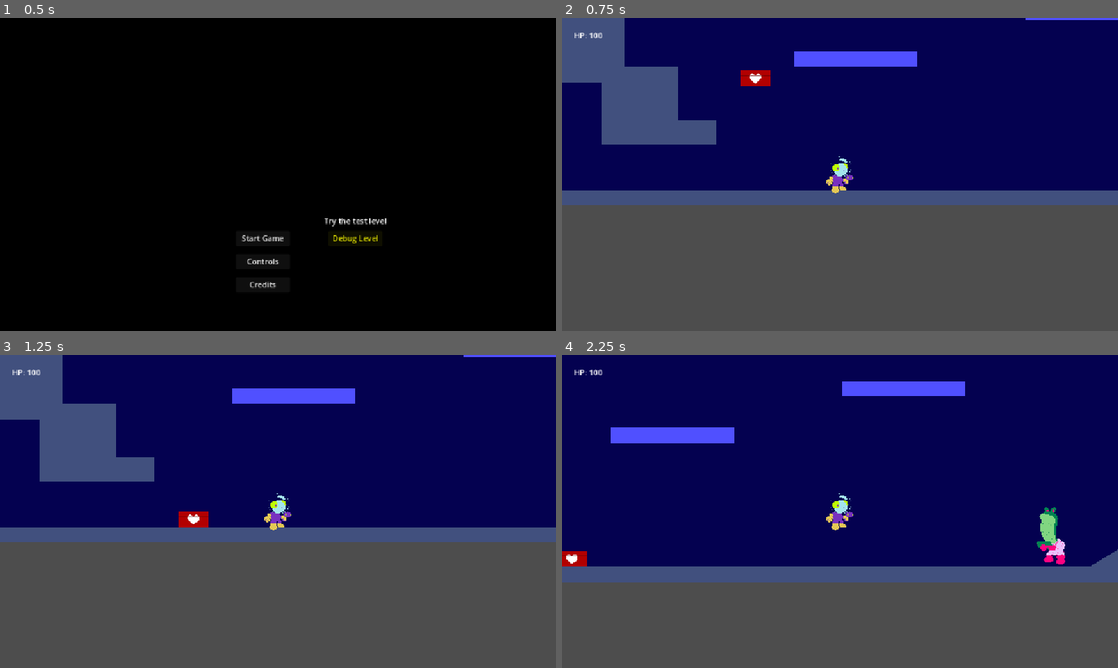
Above: before the commit, frames 1-4 (two rows, left to right).
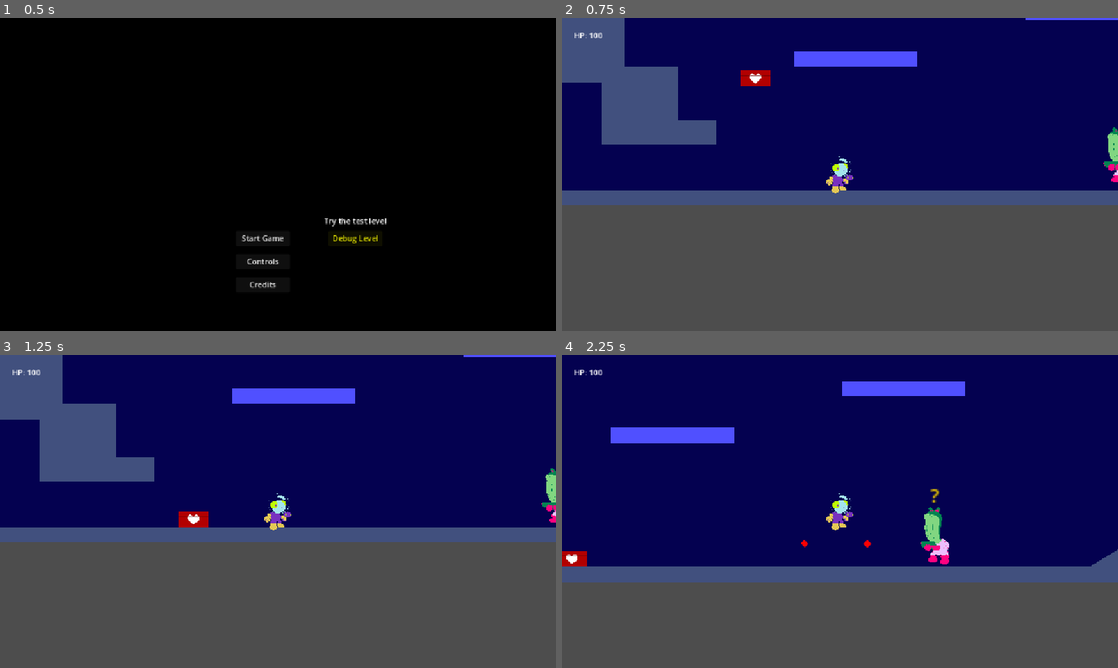
Above: after the commit, the same moments.

Repository: kv-mod3/FightClub-SpacePirates
Game: Godot game, scene res://levels/title_menu.tscn
Same seed, same stepped clock (60 frames per second), same inputs: the game is played once before the commit and once after it.
Inputs:
- Up to frame 1 (0.5 s): no input
- Up to frame 2 (0.75 s): click "Debug Level" at 0.5 s
- Up to frame 3 (1.25 s): no input
- Up to frame 4 (2.25 s): tap Enter (shoot) at 1.25, 1.35 s; hold D (right) from 1.28 s (still down); tap Space (jump) at 1.52, 1.55, 1.82, 2.1 s

Frame 1 is identical in both runs. In frame 2, 0.3% of the frame differs, in the area x 97-100%, y 34-53%; in frame 3, 0.2%; in frame 4, 1.2%, in the area x 43-91%, y 42-67%.

Commit message:
more refactoring
* A lot of refactoring.
* Enemy now keeps in mind there's a Player nearby.
* Enemy can now change direction (there is a cooldown after it fires).
* Deleted test code & objects
* Known Issue: currently the enemy does not forget the player (yet).

Diff:
--- a/project-space-pirates/levels/level_debug.tscn
+++ b/project-space-pirates/levels/level_debug.tscn
@@ -39,7 +39,7 @@
 [node name="Enemies" type="Node" parent="."]
 
 [node name="PirateEnemy" parent="Enemies" instance=ExtResource("2_03qpd")]
-position = Vector2(248, 0)
+position = Vector2(128, 0)
 
 [node name="PirateEnemy2" parent="Enemies" instance=ExtResource("2_03qpd")]
 position = Vector2(752, -128)
--- a/project-space-pirates/objects/enemies/PirateEnemy/pirate_enemy.gd
+++ b/project-space-pirates/objects/enemies/PirateEnemy/pirate_enemy.gd
@@ -19,7 +19,6 @@
 var move_speed: float = 30
 var acceleration: float = 5 # How quickly the node accelerates to target velocity.
 var jump_velocity: float = -400
-
 var bullet: PackedScene = preload("res://objects/enemies/PirateEnemy/pirate_bullet.tscn")
 
 var current_state := State.MOVE
@@ -60,9 +59,15 @@
 func state_controller() -> void:
 	match current_state:
 		State.IDLE:
-			pass
-			# if target and not is_shooting:
-				# current_state = State.SHOOT
+			if target and not is_shooting:
+				# TODO: Fix the overlapping method to only include the Player.
+				# Currently it detects if ANY body is overlapping the enemy's detection radius.
+				if $DetectionArea2D.has_overlapping_bodies():
+					shoot()
+					print("Enemy sees you and shoots.")
+				else:
+					direction = (target.global_position - global_position).normalized()
+					face_direction()
 		State.MOVE:
 			move()
 			if instinct_to_jump == false:
@@ -72,20 +77,22 @@
 			jump()
 			current_state = State.MOVE
 		State.SHOOT:
-			is_shooting = true
-			shoot()
-			current_state = State.IDLE
-
-
+			if not is_shooting:
+				print("Enemy is firing!")
+				await shoot()
+				print("Finished shooting and moving to IDLE state.")
+				current_state = State.IDLE
+
+# Faces enemy depending on which direction it is looking at.
 func face_direction() -> void:
-	if direction == Vector2.RIGHT:
+	if direction.x > 0:
 		$TestSprite2D.flip_h = true
-		$DetectionArea2D/DetectCollisionShape.position = Vector2(108, -12) # Moves detection collision shape to the right.
+		$DetectionArea2D/DetectCollisionShape.position = Vector2(108, 0) # Moves detection collision shape to the right.
 		$MuzzleMarker.position = Vector2(20, 8) # Face enemy muzzle to the right.
 		$MuzzleMarker.rotation_degrees = 180 # Sets the enemy muzzle to a rotation of 180 degrees.
-	else:
+	if direction.x < 0:
 		$TestSprite2D.flip_h = false
-		$DetectionArea2D/DetectCollisionShape.position = Vector2(-108, -12) # Moves detection collision shape to the left.
+		$DetectionArea2D/DetectCollisionShape.position = Vector2(-108, 0) # Moves detection collision shape to the left.
 		$MuzzleMarker.position = Vector2(-20, 8) # Face enemy muzzle to the left.
 		$MuzzleMarker.rotation_degrees = 0 # Sets the enemy muzzle to a rotation of 180 degrees.
 
@@ -116,14 +123,19 @@
 	if current_state == State.MOVE: # Enemy only jumps if not moving.
 		current_state = State.JUMP
 
+
 func shoot() -> void:
-	await bullet_create(3)
-	print("Burst fire ended.")
-
-
-func bullet_create(amount: int) -> void:
+	is_shooting = true
+	await create_bullet(3)
+	print("Enemy's gun is on cooldown.")
+	await get_tree().create_timer(3).timeout # Cooldown after firing. Affects how long until enemy does next action.
+	is_shooting = false
+	print("Enemy is ready to fire again.")
+
+
+func create_bullet(amount: int) -> void:
 	for index in range(amount):
-		await get_tree().create_timer(0.2).timeout
+		await get_tree().create_timer(0.2).timeout # Cooldown before the next bullet fired.
 		var b = bullet.instantiate()
 		get_owner().call_deferred("add_child", b)
 		b.transform = $MuzzleMarker.global_transform
@@ -132,6 +144,9 @@
 
 func take_damage(damage: float) -> void:
 	# TODO: Have enemy move forward if shot.
+	if not target:
+		# target =
+		print("Your bullet hit the enemy before he could see you.")
 	if taking_damage == false: # Prevents the enemy from taking too many instances of damage while the code runs.
 		taking_damage = true
 		health -= damage
@@ -157,31 +172,30 @@
 
 
 func _on_detection_area_2d_body_entered(body: Node2D) -> void:
+	# TODO: Check the following "if" statement to see if it even makes sense.
 	if body is Player and not target: # If Player detected, and the enemy had no target:
+		print("Enemy detected Player.")
 		target = body # Sets Player as the target.
-		$AttentionLabel.text = "!"
-		$AttentionLabel.label_settings.font_color = Color(1, 0, 0)
-		$AttentionLabel.visible = true
+		if mode == EnemyMode.ROAMING: # If enemy is roamer, stop movement immediately. BUG: Enemy falls down slower if caught in middle of jump.
+			velocity = Vector2(0, 0)
+		await status_indicator("!", Color(1, 0, 0))
 		current_state = State.IDLE
-		velocity = Vector2(0, 0) # Stops enemy movement. BUG: Enemy falls down slower if caught in middle of jump.
-		print("Enemy detected Player.")
-		await get_tree().create_timer(1).timeout
-		$AttentionLabel.visible = false
-		current_state = State.SHOOT
-
-
-# BUG: If player exits detection during shoot(), then enemy never returns to MOVE state.
-# May need to use a loop for checking for body overlapping.
+
+
 func _on_detection_area_2d_body_exited(body: Node2D) -> void:
+# TODO: Check if there's anything that could be done for stationary enemies.
 	if body is Player:
-		target = null
-		print("Enemy lost sight of Player.")
-		# TODO: Check if there's anything that could be done for stationary enemies.
-		$AttentionLabel.text = "?"
-		$AttentionLabel.label_settings.font_color = Color(0.95, 0.8, 0)
-		$AttentionLabel.visible = true
-		await get_tree().create_timer(1).timeout
-		$AttentionLabel.visible = false
-		if mode == EnemyMode.ROAMING:
+		print("Player has left the detection range, but the enemy still knows they are there.")
+		await status_indicator("?", Color(0.95, 0.8, 0))
+		# BUG: Currently broken, needs to be after the enemy loses sight of player.
+		if mode == EnemyMode.ROAMING: # NOTE: Bug may be related to targeting note clearing instead, actually.
 			$DirectionTimer.wait_time = 5
 			current_state = State.MOVE
+
+
+func status_indicator(text: String, color: Color) -> void:
+	$StatusLabel.text = text
+	$StatusLabel.label_settings.font_color = color
+	$StatusLabel.visible = true
+	await get_tree().create_timer(1).timeout
+	$StatusLabel.visible = false
--- a/project-space-pirates/objects/enemies/PirateEnemy/pirate_enemy.tscn
+++ b/project-space-pirates/objects/enemies/PirateEnemy/pirate_enemy.tscn
@@ -47,7 +47,7 @@
 [node name="MuzzleMarker" type="Marker2D" parent="."]
 position = Vector2(-20, 8)
 
-[node name="AttentionLabel" type="Label" parent="."]
+[node name="StatusLabel" type="Label" parent="."]
 visible = false
 offset_left = -8.0
 offset_top = -56.0
--- a/project-space-pirates/objects/pickup_items/test_item.gd
+++ /dev/null
@@ -1,11 +0,0 @@
-extends Area2D
-
-
-# Called when the node enters the scene tree for the first time.
-func _ready() -> void:
-	pass # Replace with function body.
-
-
-# Called every frame. 'delta' is the elapsed time since the previous frame.
-func _process(delta: float) -> void:
-	pass
--- a/project-space-pirates/objects/pickup_items/test_item.tscn
+++ /dev/null
@@ -1,14 +0,0 @@
-[gd_scene load_steps=3 format=3 uid="uid://b7eep421c6l75"]
-
-[ext_resource type="Script" uid="uid://c3cahdx3pa6m0" path="res://objects/pickup_items/test_item.gd" id="1_18med"]
-
-[sub_resource type="RectangleShape2D" id="RectangleShape2D_cx2tr"]
-
-[node name="Area2D" type="Area2D"]
-script = ExtResource("1_18med")
-
-[node name="CollisionShape2D" type="CollisionShape2D" parent="."]
-shape = SubResource("RectangleShape2D_cx2tr")
-
-[node name="Polygon2D" type="Polygon2D" parent="."]
-polygon = PackedVector2Array(-8, -8, 8, -8, 8, 8, -8, 8)
--- a/project-space-pirates/objects/player/PlayerPlatformer/player_platformer.gd
+++ b/project-space-pirates/objects/player/PlayerPlatformer/player_platformer.gd
@@ -7,8 +7,6 @@
 @export var jump_velocity: float = -400.0
 var bullet: PackedScene = preload("res://objects/player/PlayerPlatformer/player_bullet.tscn")
 
-var test_var: bool = false
-
 
 func _ready() -> void:
 	# Grabs the health in player_variables and replaces the placeholder in string (and formats it into an floored int).
@@ -16,8 +14,6 @@
 
 	# Alternative with same result:
 	# $CanvasLayer/HealthLabel.text = "HP: " + str(int(PlayerVariables.health))
-	return
-	print("I still printed despite the return.")
 
 
 func _physics_process(delta: float) -> void:
Not shown, removed: project-space-pirates/objects/pickup_items/test_item.gd.uid
